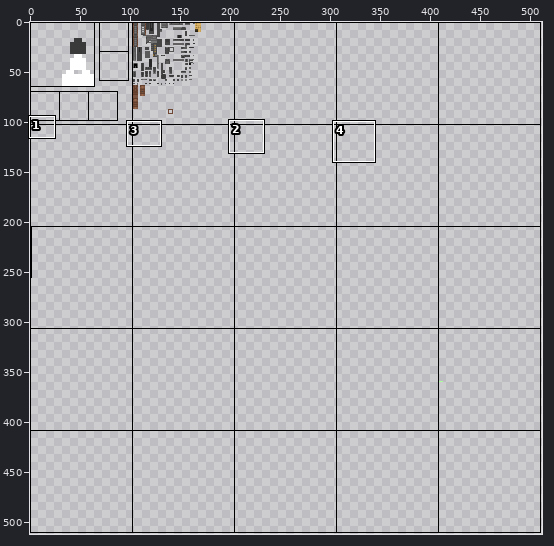
Sprite sheet -- src/main/resources/assets/nukacraft/textures/guns/pistol10mm/pistol10mm.png. Above: a wide view before the commit, with the close-up outlined.
Close-up. Before the commit:
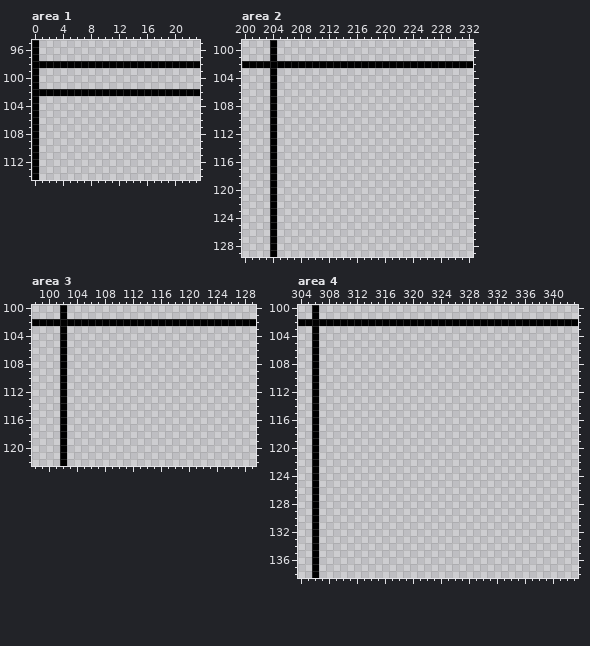
The file is 512x512 pixels. Colours within 5 levels of each other are drawn and written as one. Shown: area 1: x 0..23, y 95..114; area 2: x 200..232, y 99..129; area 3: x 98..129, y 100..122; area 4: x 304..343, y 100..138. The commit also changed other parts of the picture, which this record leaves out.
New version:
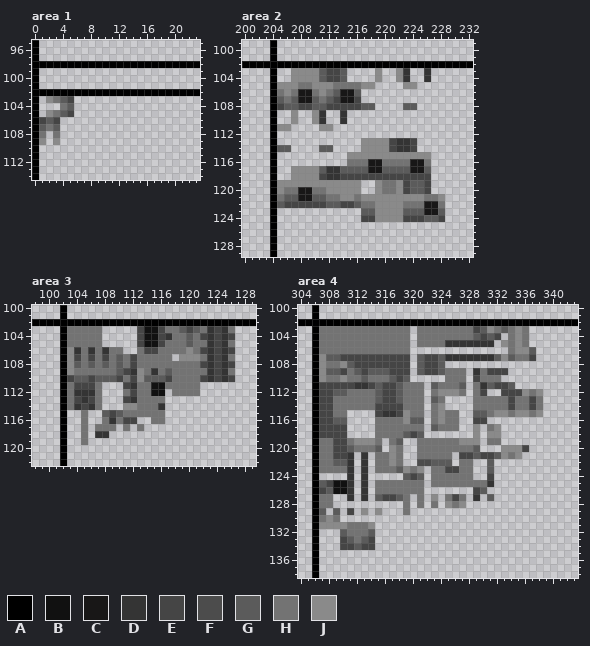
Palette (. is transparent): A #000000  B #111111  C #181717  D #343434  E #454545  F #4c4c4c  G #5b5b5b  H #737373  J #8a8a8a
From old to new:
Area 1:
y 103: x 2..5 .... -> JHGE
y 104: x 4..5 .. -> HG
y 105: x 2..5 .... -> JHGE
y 106: x 1..3 ... -> EGE
y 107: x 1..3 ... -> GHG
y 108: x 1 . -> H; x 3 . -> H
y 109: x 1 . -> J; x 3 . -> J
Area 2:
y 103..104: x 207..214 ........ -> JJJJGEEG; x 219 . -> J; x 222..223 .. -> JD; x 226 . -> D
y 105: x 205..218 .............. -> JJJHHJJJHHHHJJ; x 223..224 .. -> JJ
y 106: x 205..216 ............ -> HJHCCHJHGCCG
y 107: x 205..216 ............ -> GHGCCGHGECCE
y 108: x 205..218 .............. -> EGGEEGGEEEEEGG; x 223..224 .. -> GG
y 109..110: x 207 . -> J; x 210..211 .. -> JD; x 214 . -> D
y 111: x 205..206 .. -> JJ; x 211..212 .. -> JJ
y 113: x 217..224 ........ -> JJJJEDDE
y 114: x 205..206 .. -> GG; x 211..212 .. -> GG; x 217..224 ........ -> JJJJEDDE
y 115: x 215..226 ............ -> JJJJJJJJJJJJ
y 116: x 215..226 ............ -> HHHCCHHHHCCH
y 117: x 207..226 .................... -> JJJJGDDGGGGCCGGGGCCG
y 118: x 207..226 .................... -> JJJJEDDEEEEEEEEEEEEE
y 119: x 205..216 ............ -> JJJJJJJJJJJJ; x 219..226 ........ -> JHHJEGGE
y 120: x 205..216 ............ -> JHHCCHHJJJJJ; x 219..226 ........ -> JHHJEGGE
y 121: x 205..228 ........................ -> HGGCCGGHHJJHJJJJJJJJJHHJ
y 122: x 205..228 ........................ -> GEEEEEEGGEEGHHJJJJHHHCCH
y 123: x 217..228 ............ -> GGJJJJGGGCCG
y 124: x 217..228 ............ -> EEJJJJEEEGGE
Area 3:
y 103: x 103..107 ..... -> HHHHH; x 113..126 .............. -> EBBEHHGEGHDEDH
y 104: x 103..107 ..... -> HHHHH; x 113..126 .............. -> EBBEDHHGHEDEDE
y 105: x 103..107 ..... -> HHHHH; x 113..126 .............. -> EBBEHHHGHHDEDH
y 106: x 103..110 ........ -> JDHDHDHH; x 113..126 .............. -> HEEHHHHJHEDEDE
y 107: x 103..117 ............... -> JEHEHEHGHEHHHHH; x 119..126 ........ -> JJJHDEDH
y 108: x 103..126 ........................ -> JGHGHGHGHEHHHHHHHHHEDEDE
y 109: x 103..126 ........................ -> JHHHHHHGEDJHDHGHHHHHDEDH
y 110: x 103..126 ........................ -> EGGEGGGEHEJGGGEHHHHEDEDE
y 111: x 103..107 ..... -> HEEEH; x 111..121 ........... -> EDHHBBHHHHH
y 112: x 103..107 ..... -> HDDDH; x 111..116 ...... -> HEHHBB; x 118..121 .... -> HHHH
y 113: x 103..107 ..... -> HEDEH; x 111..116 ...... -> EDHHHH
y 114: x 103..107 ..... -> HDEDH; x 111..116 ...... -> JJHHHD
y 115: x 105 . -> H; x 108..116 ......... -> GEGHHHHHH
y 116: x 105 . -> H; x 108..112 ..... -> HDHEE; x 115..116 .. -> HH
y 117: x 105 . -> H; x 107..109 ... -> HHH; x 111 . -> H; x 113 . -> H
y 118: x 105 . -> H; x 107..108 .. -> DD
y 119: x 105 . -> H
Area 4:
y 103: x 307..319 ............. -> HHHHHHHHHHHHH; x 321..336 ................ -> HHHHHHHHEGJHGHJH
y 104: x 307..319 ............. -> HHHHHHHHHHHHH; x 321..332 ............ -> HHHHHHHHGEGE; x 334..336 ... -> HJH
y 105: x 307..319 ............. -> HHHHHHHHHHHHH; x 321..331 ........... -> HHHHDDDDDDD; x 333..336 .... -> JHJH
y 106: x 307..319 ............. -> HHHHHHHHHHHHH; x 334..337 .... -> HJJG
y 107: x 307..319 ............. -> JGGEEEEEEEEEE; x 321..337 ................. -> GEEGDDDDDDDGJGHHE
y 108: x 307..319 ............. -> JHHJGEEEEEEEE; x 321..324 .... -> GEEG
y 109: x 307..319 ............. -> JGGEHGEGGGEEE; x 321..327 ....... -> GEEGHHH; x 329..333 ..... -> DHEEE
y 110: x 307..319 ............. -> JHHJHHGHHHGEG; x 325..327 ... -> HHH; x 329..332 .... -> EHHH
y 111: x 307..321 ............... -> EEEEEDDEGEEGHHH; x 323..327 ..... -> GHHHG; x 329..334 ...... -> HDGEEG
y 112: x 307..321 ............... -> EEGGHHHHGEEGHHH; x 323..327 ..... -> HJJJH; x 329..330 .. -> HE; x 333..338 ...... -> EEEJHJ
y 113: x 307..321 ............... -> EEHHHHHHGEEGHHH; x 323..324 .. -> GH; x 329..338 .......... -> HHHHHEHHEH
y 114: x 307..321 ............... -> EEHHHHHHEEEEHHH; x 323..324 .. -> HJ; x 329..338 .......... -> HHHHHEHHEH
y 115: x 307..310 .... -> EEHH; x 315..321 ....... -> EDDEJHH; x 323..326 .... -> HJHH; x 329..338 .......... -> GGHJJHJJHJ
y 116: x 307..310 .... -> EEGG; x 315..321 ....... -> HHHHJGG; x 323..326 .... -> HJHH; x 329..330 .. -> EE
y 117: x 307..310 .... -> EEEE; x 315..321 ....... -> HHHHHHH; x 323..326 .... -> GHHH; x 329 . -> J; x 331..332 .. -> HJ
y 118: x 307..310 .... -> EEEE; x 315..321 ....... -> HHHHGEG; x 329 . -> J; x 331..332 .. -> JJ
y 119: x 307..315 ......... -> HHEEHJJJH; x 317..318 .. -> HG; x 321..329 ......... -> HHHHHHJJJ; x 331..332 .. -> HH
y 120: x 307..315 ......... -> HHEEGHHHG; x 317..318 .. -> JH; x 321..329 ......... -> HHHHHHHHG; x 333..336 .... -> JJJE
y 121: x 307..311 ..... -> HHEED; x 313 . -> D; x 315..318 .... -> HHJH; x 321..325 ..... -> HHHHH; x 327..335 ......... -> EEGEEGJHJ
y 122: x 307..311 ..... -> HHGGD; x 313 . -> D; x 315..318 .... -> HHJH; x 321..325 ..... -> FFGGG; x 327..328 .. -> HH; x 331 . -> G
y 123: x 307..311 ..... -> HHHHD; x 313 . -> D; x 315..321 ....... -> HHHGJHJ; x 323..328 ...... -> HHEEHH; x 331 . -> G
y 124: x 311 . -> D; x 313 . -> D; x 319..321 ... -> GEG; x 323..328 ...... -> HHHHHH; x 331 . -> E
y 125: x 307..311 ..... -> GEBBD; x 313 . -> D; x 315..321 ....... -> HHHHHHH; x 323..331 ......... -> HHHHHHHHD
y 126: x 307..311 ..... -> EGBBD; x 313 . -> D; x 315..321 ....... -> HHHHHHH; x 329..330 .. -> EG
y 127: x 307..308 .. -> HH; x 311 . -> D; x 313 . -> D; x 315..319 ..... -> GEEGH; x 321 . -> H; x 323 . -> J; x 325..327 ... -> HEH; x 329 . -> D; x 331 . -> G
y 128: x 307..308 .. -> HH; x 319 . -> H; x 321 . -> H; x 323 . -> H; x 325..327 ... -> JHJ
y 129: x 307 . -> G; x 309 . -> G; x 311 . -> E; x 313 . -> J; x 315 . -> J; x 319 . -> H
y 130: x 307..309 ... -> HJH
y 131: x 307..314 ........ -> JJJJHHHJ
y 132: x 310..314 ..... -> GHHHG
y 133: x 310..314 ..... -> EGHGE
y 134: x 310..314 ..... -> EEGEE
Pixel boxes of the changes (left, top, right, bottom) in both close-ups:
added: (39, 96, 74, 145)
added: (277, 68, 445, 222)
added: (67, 326, 235, 445)
added: (319, 326, 543, 550)
